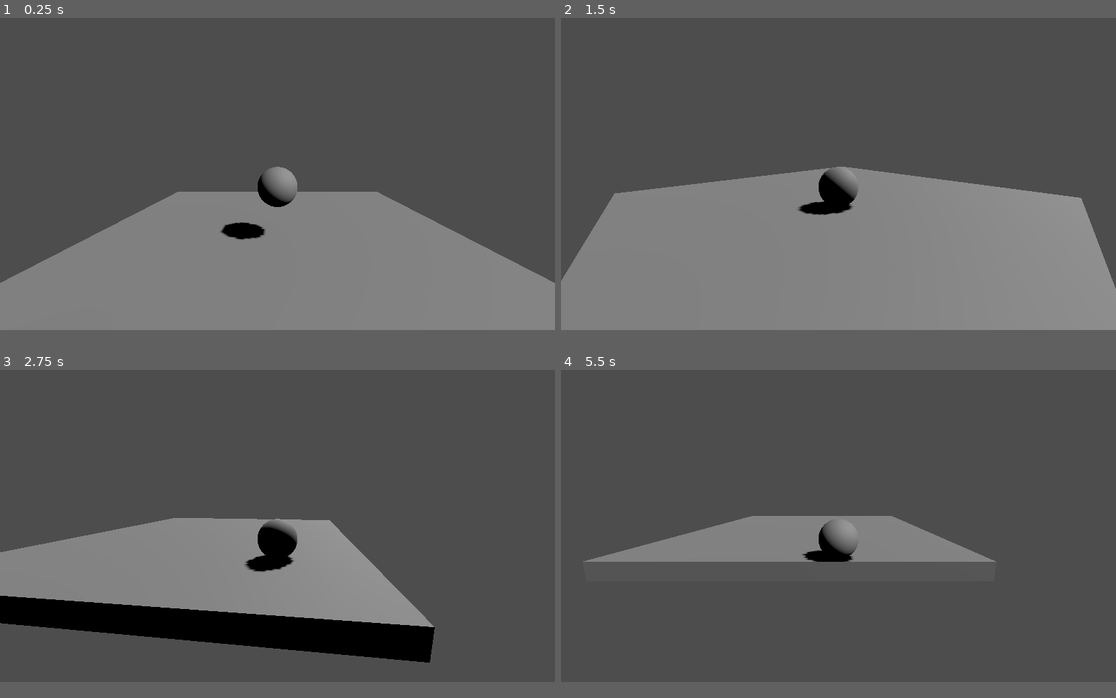
Above: before the commit, frames 1-4 (two rows, left to right).
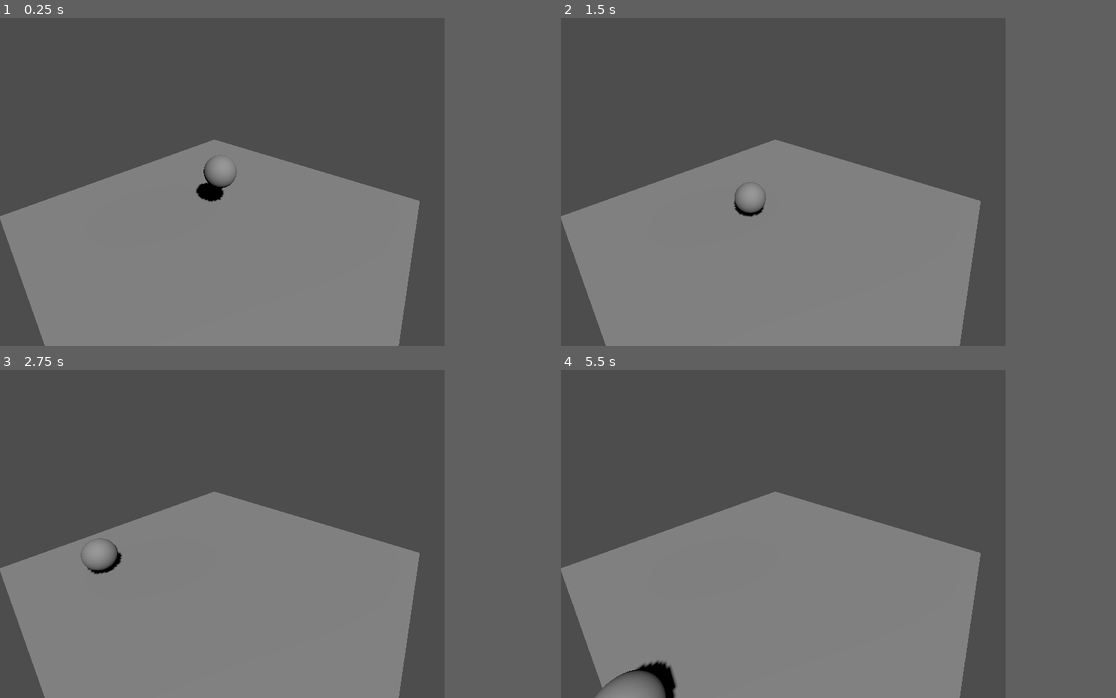
Above: after the commit, the same moments.

Repository: LettucePie/druid
Game: Godot game, scene res://stages/stage_0.tscn
The game is run twice, just before and just after one commit, with the same random seed, the same clock (stepped at 60 frames per second) and the same inputs. Before the commit the project has no main scene; this scene is started directly in both runs.
Inputs:
- Up to frame 1 (0.25 s): no input
- Up to frame 2 (1.5 s): tap Enter (ui_accept) at 0.5, 0.77 s; hold Right (ui_right) 0.53-1.28 s; hold Down (ui_down) from 1.28 s (still down)
- Up to frame 3 (2.75 s): tap Enter (ui_accept) at 1.52 s; release Down (ui_down) at 2.03 s; hold Right (ui_right) from 2.03 s (still down)
- Up to frame 4 (5.5 s): release Right (ui_right) at 2.78 s; hold Up (ui_up) 2.78-3.53 s; tap Enter (ui_accept) at 3.02, 3.77, 4.52 s; hold Left (ui_left) 3.53-5.03 s; hold Down (ui_down) from 5.03 s (still down)
In our replay, the window is 799x449 before the commit and 640x472 after it. These sizes can differ from the game's own. Grey fills any space a smaller window leaves; there, only what the larger window draws over its background counts as a difference.

The runs differ from the first frame. In frame 1, 17% of the frame differs, in the area x 0-100%, y 37-100%; in frame 2, 16%; in frame 3, 21%; in frame 4, 29%, in the area x 0-81%, y 37-100%.

Commit message:
configured for retroid pocket 2s

Diff:
--- a/core/player.tscn
+++ b/core/player.tscn
@@ -16,5 +16,5 @@
 [node name="MeshInstance3D" type="MeshInstance3D" parent="."]
 mesh = SubResource("SphereMesh_0fjhr")
 
-[node name="Camera3D" type="Camera3D" parent="."]
+[node name="Player_Cam" type="Camera3D" parent="."]
 transform = Transform3D(1, 0, 0, 0, 0.986873, 0.1615, 0, -0.1615, 0.986873, 0, 1.14094, 4.97653)
--- a/project.godot
+++ b/project.godot
@@ -11,9 +11,16 @@
 [application]
 
 config/name="Druid"
+run/main_scene="res://stages/stage_0.tscn"
 config/features=PackedStringArray("4.0", "Mobile")
 config/icon="res://icon.svg"
+
+[display]
+
+window/size/viewport_width=640
+window/size/viewport_height=472
 
 [rendering]
 
 renderer/rendering_method="mobile"
+textures/vram_compression/import_etc2_astc=true
--- a/stages/stage_0.tscn
+++ b/stages/stage_0.tscn
@@ -9,6 +9,10 @@
 size = Vector3(10, 0.5, 10)
 
 [node name="stage_0" type="Node3D"]
+
+[node name="Room_Cam" type="Camera3D" parent="."]
+transform = Transform3D(0.749002, -0.331284, 0.573801, 0, 0.866025, 0.5, -0.662568, -0.374501, 0.648655, 3.87956, 4.61453, 4.29263)
+current = true
 
 [node name="player" parent="." instance=ExtResource("1_sw48k")]
 
Not shown, changed: .gitignore
